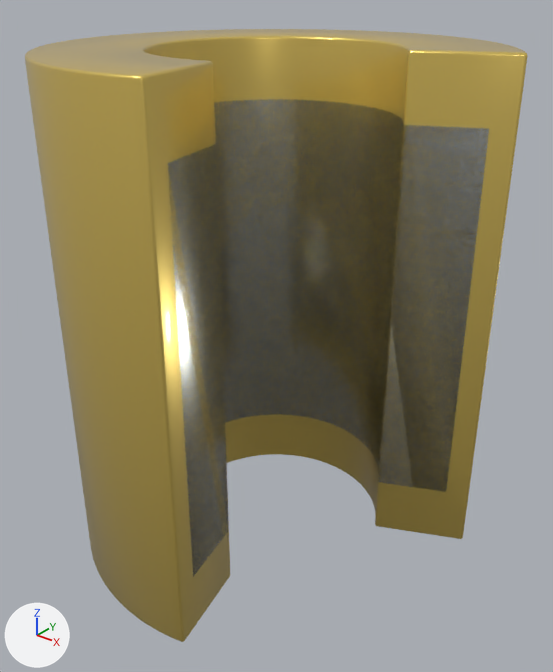
The glTF model packages/react/assets/well-components/flow-coupling.glb as it was, and as the next commit left it.
Camera for both pictures: a camera (50 mm lens) standing at (2.11, -2.64, 0.31) and looking at (0.02, -0.02, -1.32). The lights are fixed; the arrows at lower left show +X, +Y and +Z. The picture after the commit comes second.

Names of what the first picture shows: 'Heavy wall flow coupling', 'Thread relief'.
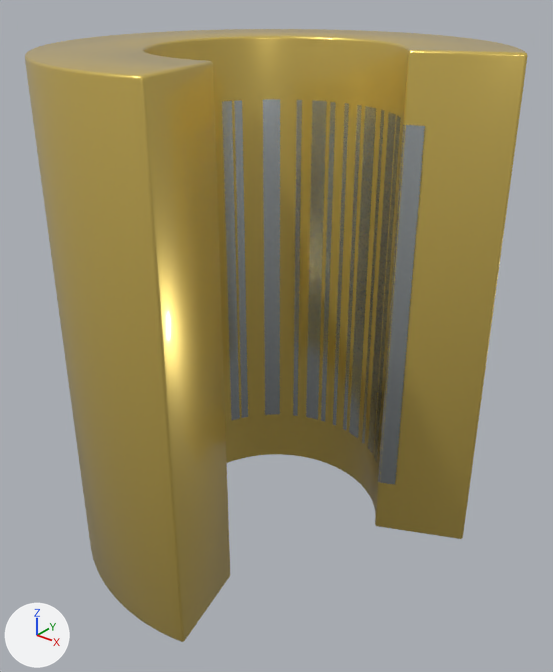
Where the newer file only moved an object's origin or applied its transform, the numbers keep the older frame.

Location of each change, [x1, y1, x2, y2] in pixels of the pictures (553 x 672 px; the box of a moved part takes in the faces that stretch with it):
'Heavy wall flow coupling', surface changed
    both: [163, 96, 492, 579]
part 1 of me_heavy_wall_flow_coupling, moved or reshaped
    both: [42, 29, 527, 631]
part 2 of me_thread_relief, moved or reshaped (not visible afterwards)
    before: [215, 145, 229, 527]

What changed in the scene script:
```text
Change mat_tubing_paint:
    add mat_tubing_paint.coat_roughness = 0.0
Change me_heavy_wall_flow_coupling:
    where me_heavy_wall_flow_coupling.from_pydata(...)  # 1196 vertices, 2388 faces; spans x -1.0..0.9, y -1.0..1.0, z -2.4..0.0
    used by ob_heavy_wall_flow_coupling; location = (0.0, 0.0, 0.0)
    me_heavy_wall_flow_coupling part 1
    2 vertices are removed from x -0.98..-0.08, y -0.98..-0.08, z 0.0
    185 faces are deleted
    36 vertices move within x -0.99..0.9, y -0.99..0.51, z -2.4..0.0
    2 vertices are added at (-0.99, -0.08, 0.0), (-0.08, -0.99, 0.0)
    185 new faces join them
Change me_thread_relief:
    where me_thread_relief.from_pydata(...)  # 1196 vertices, 2388 faces; spans x -0.9..0.81, y -0.9..0.9, z -2.12..-0.28
    used by ob_thread_relief; location = (0.0, 0.0, 0.0)
    me_thread_relief part 2
    2 vertices are removed from x -0.17, y -0.52, z -2.12..-0.28
    214 faces are deleted
    48 vertices move within x -0.89..0.81, y -0.89..0.83, z -2.12..-0.28
    2 vertices are added at (-0.17, -0.53, -2.12), (-0.17, -0.53, -0.28)
    214 new faces join them
```
